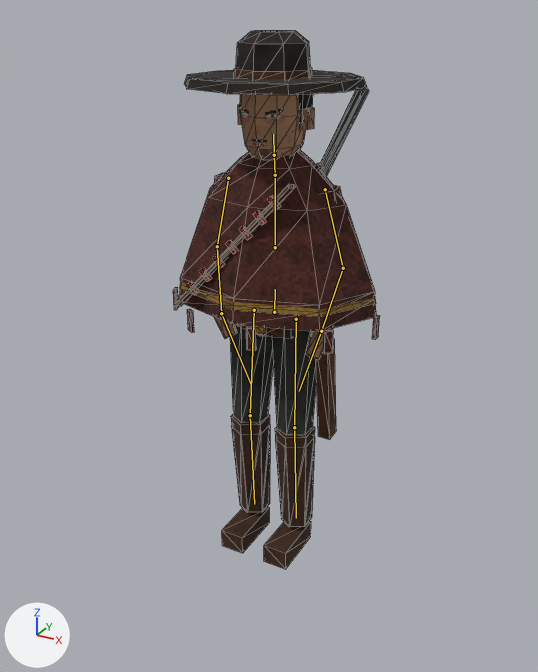
The glTF model godot_demo/models/characters/npc_armeiro.glb: old version first, new version second.
Rendered twice from a 50 mm lens placed at (1.23, -2.28, 2.04), pointed at (0.04, -0.12, 0.96). Lighting does not change. The marker at lower left points along +X, +Y and +Z. The picture after the commit comes second. The bones that change, and the others that lie on the model, are drawn over the model as lines. Mesh edges are drawn as thin lines.

Objects in the first picture: 'armeiro'.
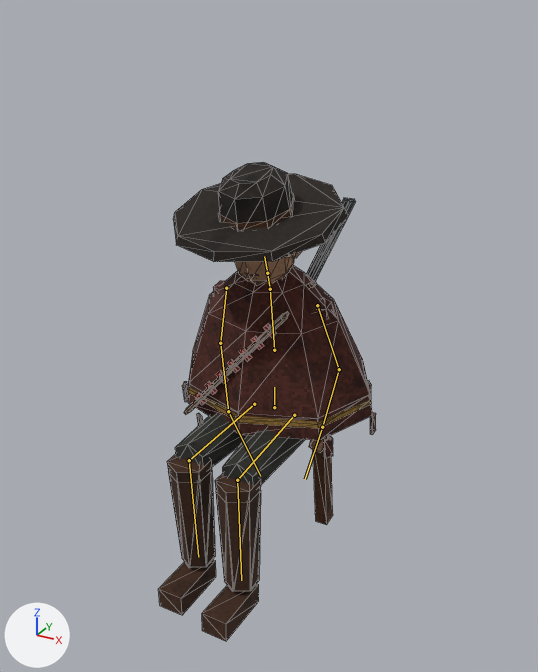
The newer file adds an action. The first version stands in its rest pose; the second is drawn at frame 25 of the action 'Sit_Loop'.

The edits, one by one:
Bone 'hips' (bone_hips) moves from (0.0, 0.0, 0.0) to (0.0, -0.406, 0.0).
Bone 'chest' (bone_chest) turns from (0, 0, 0) to (8, 0, 0) degrees about its own x, y and z.
Bone 'head' (bone_head) turns from (0, 0, 0) to (7, 0, 0) degrees about its own x, y and z.
Bone 'thigh.L' (bone_thigh_l) turns from (0, 0, 0) to (-84, -2, 0) degrees about its own x, y and z.
Bone 'shin.L' (bone_shin_l) turns from (0, 0, 0) to (82, 0, 0) degrees about its own x, y and z.
Bone 'thigh.R' (bone_thigh_r) turns from (0, 0, 0) to (-86, 3, 0) degrees about its own x, y and z.
Bone 'shin.R' (bone_shin_r) turns from (0, 0, 0) to (86, 0, 0) degrees about its own x, y and z.

Where the change shows, as pixel boxes (x1, y1, x2, y2) in the pictures (538 x 672 px):
'armeiro', posed (11% shorter)
    before: (173, 30, 379, 569)
    after: (158, 162, 376, 641)
bone 'hips', root to tip
    before: (274, 312) to (275, 289)
    after: (274, 407) to (274, 387)
bone 'chest', root to tip
    before: (275, 247) to (275, 175)
    after: (274, 350) to (270, 289)
bone 'head', root to tip
    before: (274, 155) to (273, 134)
    after: (267, 273) to (264, 256)
bone 'thigh.L', root to tip
    before: (296, 319) to (294, 427)
    after: (294, 415) to (237, 480)
bone 'shin.L', root to tip
    before: (294, 427) to (296, 518)
    after: (237, 480) to (241, 580)
bone 'thigh.R', root to tip
    before: (254, 310) to (250, 415)
    after: (254, 404) to (189, 460)
bone 'shin.R', root to tip
    before: (250, 415) to (254, 504)
    after: (189, 460) to (198, 557)
